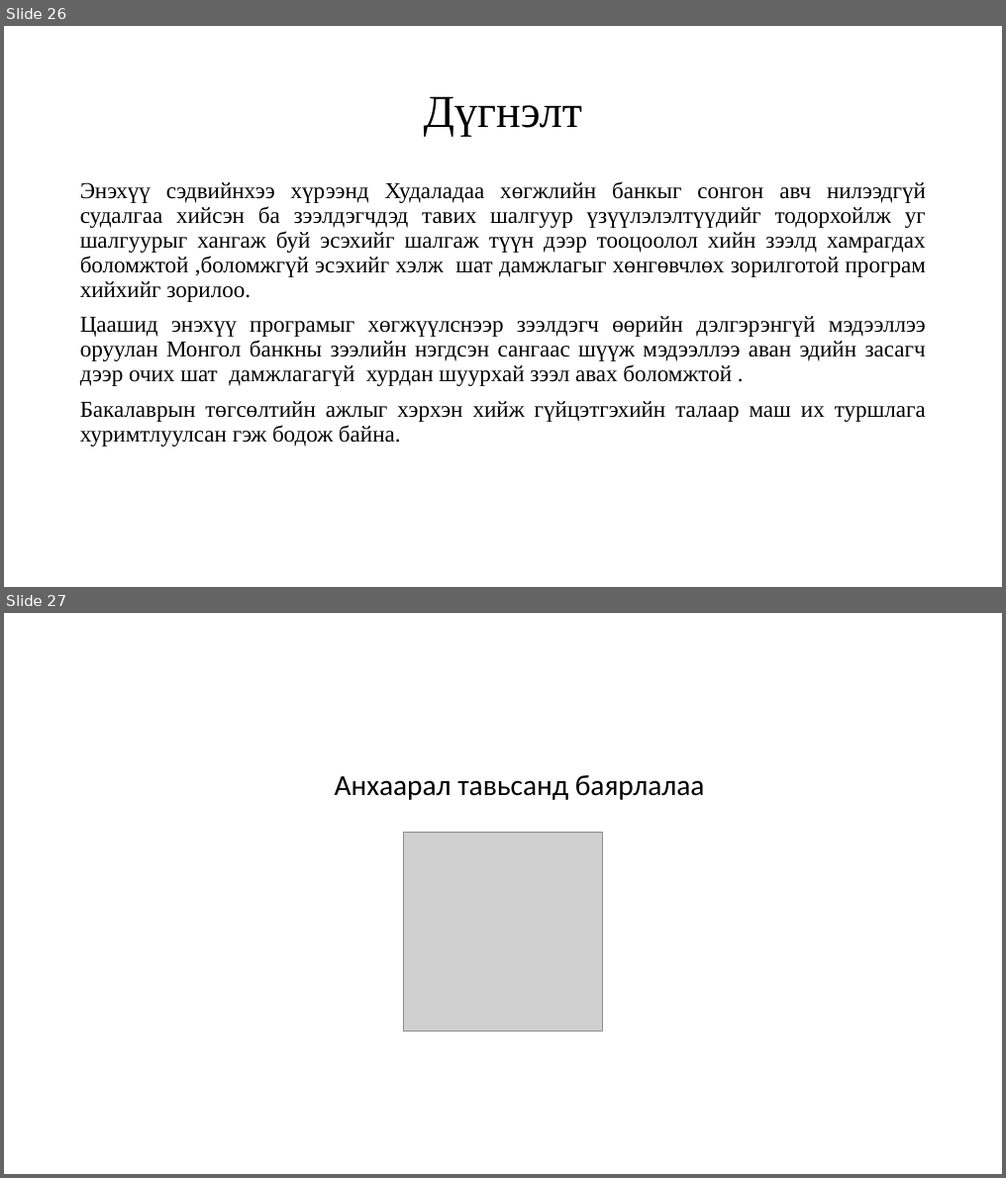
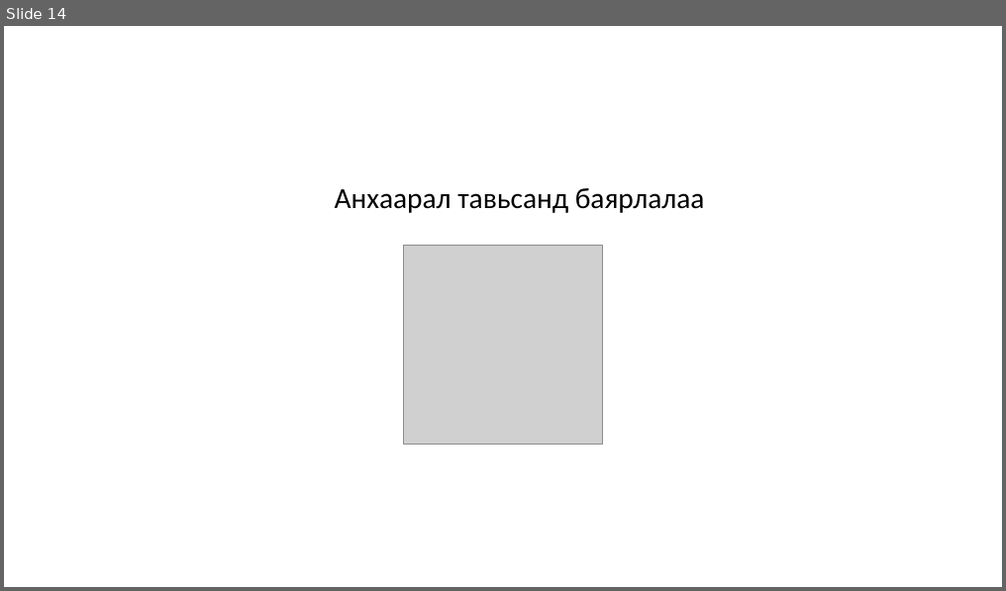
Before and after one commit to Munkhtuvshin/lat, a slide deck: diplom.odp. Shown one above the other, each under a label of ours: slides 26 and 27 before the commit, slide 14 after it. The pictures are 1006x1178 and 1006x591 pixels, drawn with LibreOffice and Linux fonts; fonts in the diff are those of the drawing; grey boxes stand for pictures. Boxes give left, top, right and bottom in pixels: in the first picture for what was removed or moved away, otherwise in the second. Text is boxed around its words. In the diff, an @@ line names an element or a change of style, - is before the commit and + after.

```diff
--- a/diplom.odp
+++ b/diplom.odp
@@ slide 26 removed at (4,26,1002,587), background #FFFFFF @@
@@ text removed at (424,96,583,136) @@
-Дүгнэлт
@@ text removed at (80,181,926,447) @@
-Энэхүү сэдвийнхээ хүрээнд Худаладаа хөгжлийн банкыг сонгон авч нилээдгүй судалгаа хийсэн ба зээлдэгчдэд тавих шалгуур үзүүлэлэлтүүдийг тодорхойлж уг шалгуурыг хангаж буй эсэхийг шалгаж түүн дээр тооцоолол хийн зээлд хамрагдах боломжтой ,боломжгүй эсэхийг хэлж шат дамжлагыг хөнгөвчлөх зорилготой програм хийхийг зорилоо.
-Цаашид энэхүү програмыг хөгжүүлснээр зээлдэгч өөрийн дэлгэрэнгүй мэдээллээ оруулан Монгол банкны зээлийн нэгдсэн сангаас шүүж мэдээллээ аван эдийн засагч дээр очих шат дамжлагагүй хурдан шуурхай зээл авах боломжтой .
-Бакалаврын төгсөлтийн ажлыг хэрхэн хийж гүйцэтгэхийн талаар маш их туршлага хуримтлуулсан гэж бодож байна.
@@ what was slide 27 is now slide 14 @@
```
Also in this commit, not shown: 3 slides changed, 10 slides added, 22 other slides removed, 11 other files.
